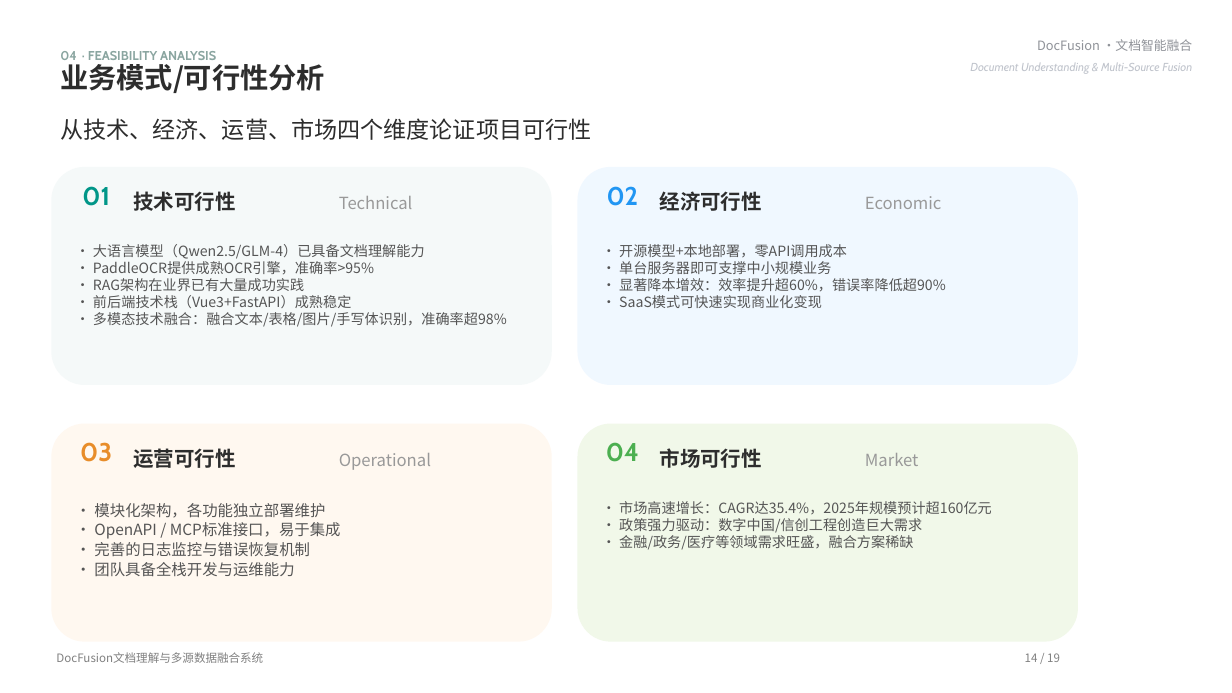
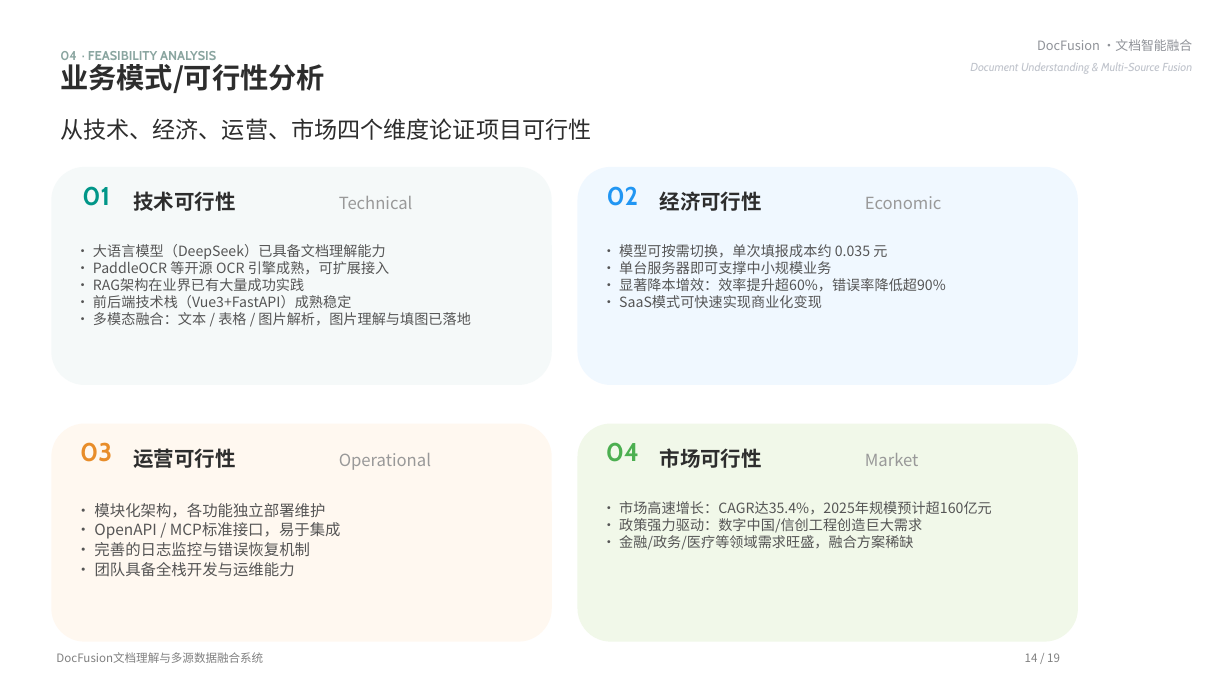
Before and after one commit to zhengmingchuang/blossoms, a slide deck: slide 14 of docs/T2605208-Blossoms pave your way-【A23】-项目简介PPT.pptx. Drawn at 1232x693 pixels with LibreOffice and Linux fonts; fonts in the diff are those of the drawing. Boxes give left, top, right and bottom in pixels: in the first picture for what was removed or moved away, otherwise in the second. Text is boxed around its words. In the diff, an @@ line names an element or a change of style, - is before the commit and + after.

```diff
--- a/docs/T2605208-Blossoms pave your way-【A23】-项目简介PPT.pptx
+++ b/docs/T2605208-Blossoms pave your way-【A23】-项目简介PPT.pptx
@@ text at [93,244,390,275]: text changed @@
-• 大语言模型（Qwen2.5/GLM-4）已具备文档理解能力
-• PaddleOCR提供成熟OCR引擎，准确率>95%
+• 大语言模型（DeepSeek）已具备文档理解能力
+• PaddleOCR 等开源 OCR 引擎成熟，可扩展接入
@@ text at [619,244,887,258]: text changed @@
-• 开源模型+本地部署，零API调用成本
+• 模型可按需切换，单次填报成本约 0.035 元
@@ text at [93,312,470,326]: text changed @@
-• 多模态技术融合：融合文本/表格/图片/手写体识别，准确率超98%
+• 多模态融合：文本 / 表格 / 图片解析，图片理解与填图已落地
```
Also in this commit, not shown: 2 other slides changed, 1 other file.
